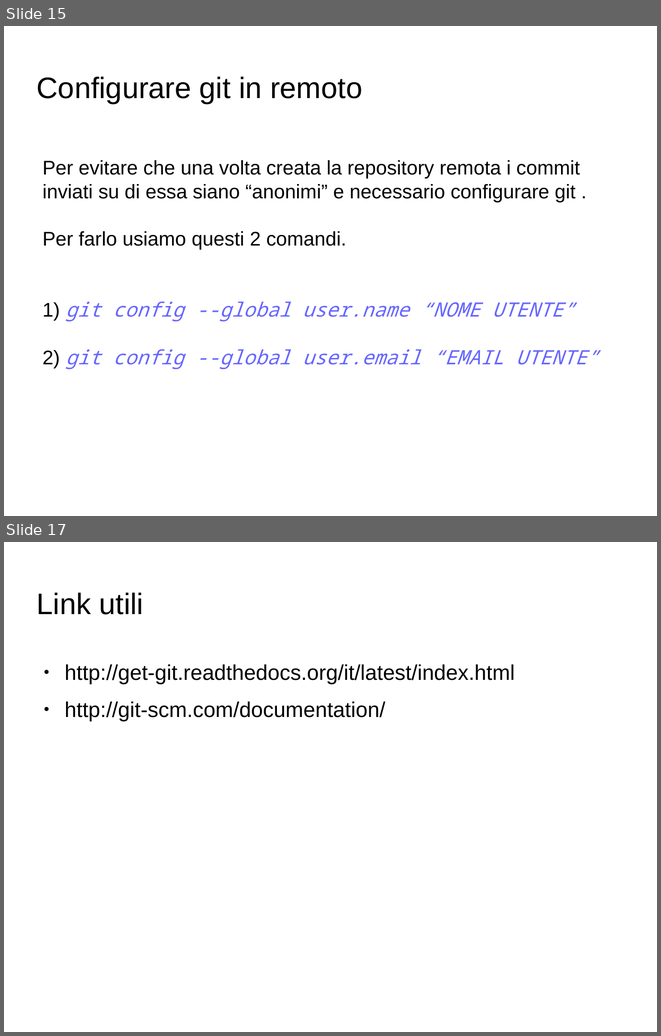
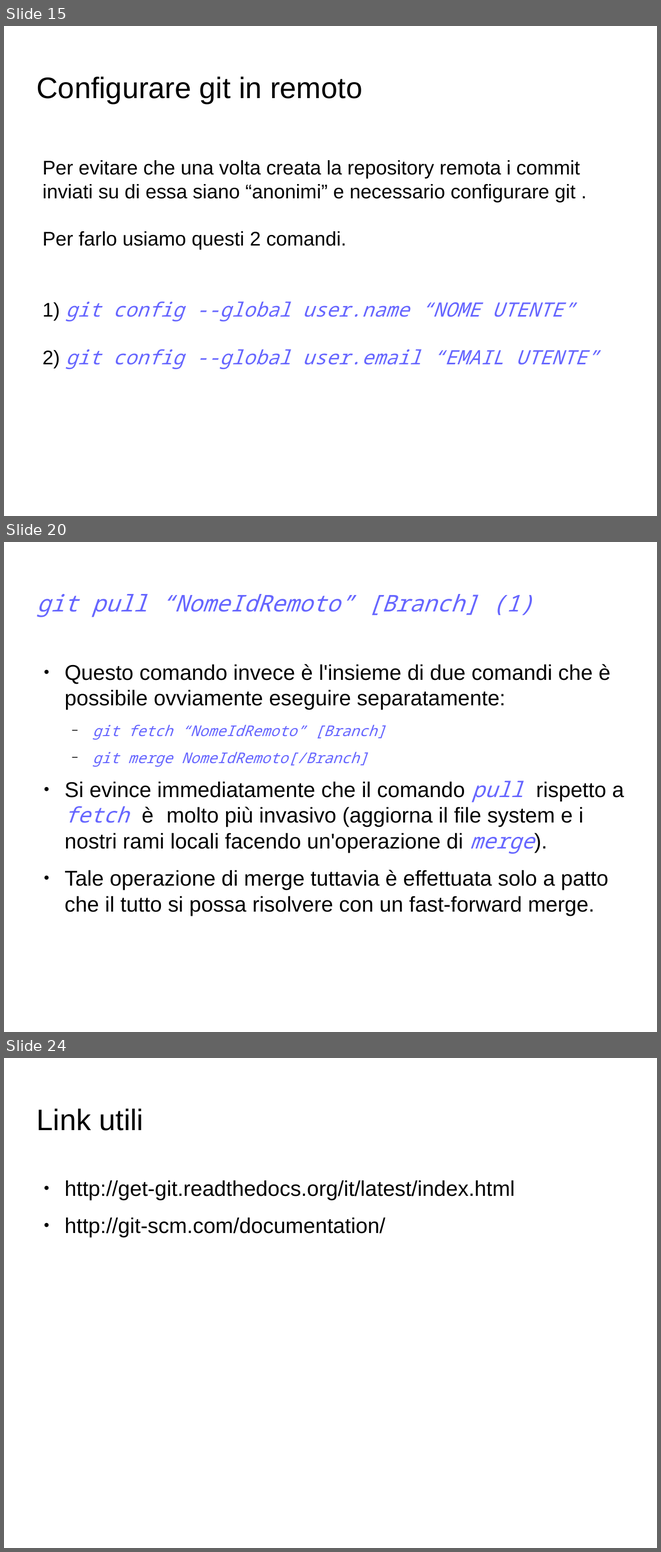
Before and after one commit to GioeleCicchini/Git-Presentation, a slide deck: presentazione git.odp. Shown one above the other, each under a label of ours: slides 15 and 17 before the commit, slides 15, 20 and 24 after it; the slides between them are not shown. The pictures are 661x1036 and 661x1552 pixels, drawn with LibreOffice and Linux fonts; fonts in the diff are those of the drawing; background and template pictures are left out. Boxes give left, top, right and bottom in pixels: in the first picture for what was removed or moved away, otherwise in the second. Text is boxed around its words. In the diff, an @@ line names an element or a change of style, - is before the commit and + after.

```diff
--- a/presentazione git.odp
+++ b/presentazione git.odp
@@ slide 20 added at [4,542,657,1032], background picture (left out) @@
@@ title added at [37,594,533,617], 28 pt, text #6666FF, italic @@
+git pull “NomeIdRemoto” [Branch] (1)
@@ text added at [64,664,624,916], 26 pt, text #000000 @@
+● Questo comando invece è l'insieme di due comandi che è possibile ovviamente eseguire separatamente:
+  − git fetch “NomeIdRemoto” [Branch]
+  − git merge NomeIdRemoto[/Branch]
+● Si evince immediatamente che il comando pull rispetto a fetch è molto più invasivo (aggiorna il file system e i nostri rami locali facendo un'operazione di merge).
+● Tale operazione di merge tuttavia è effettuata solo a patto che il tutto si possa risolvere con un fast-forward merge.
@@ what was slide 17 is now slide 24 @@
```
Also in this commit, not shown: 1 slide changed, 6 other slides added, 1 other file.
